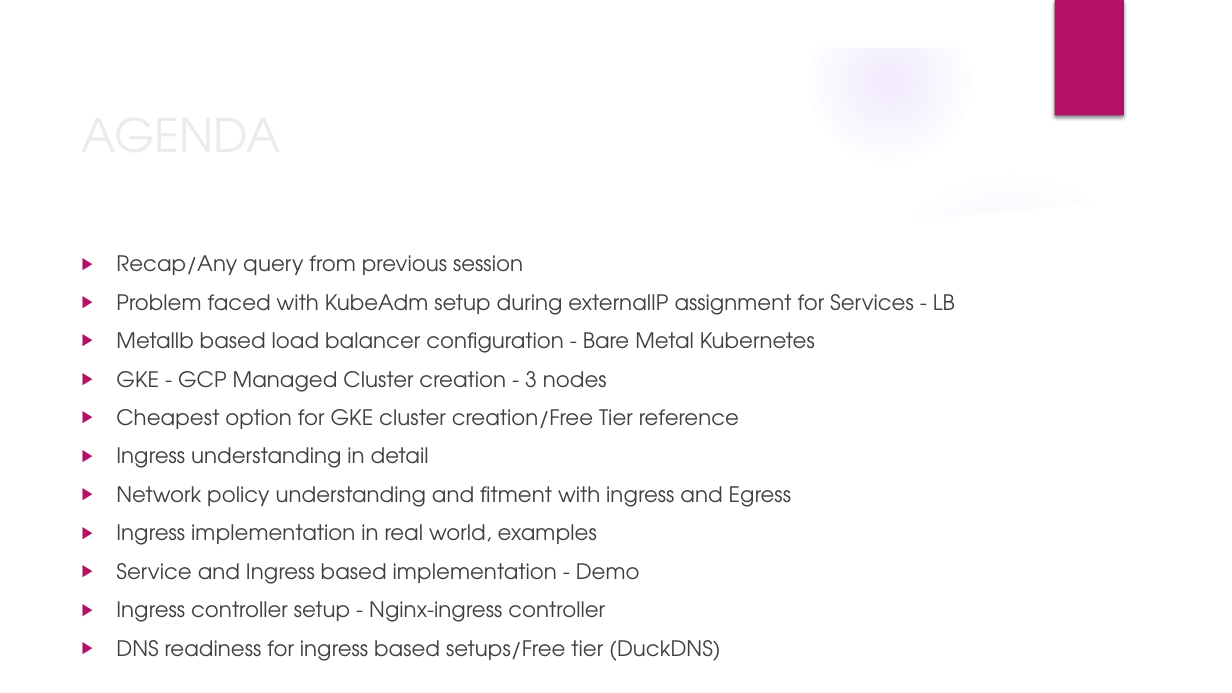
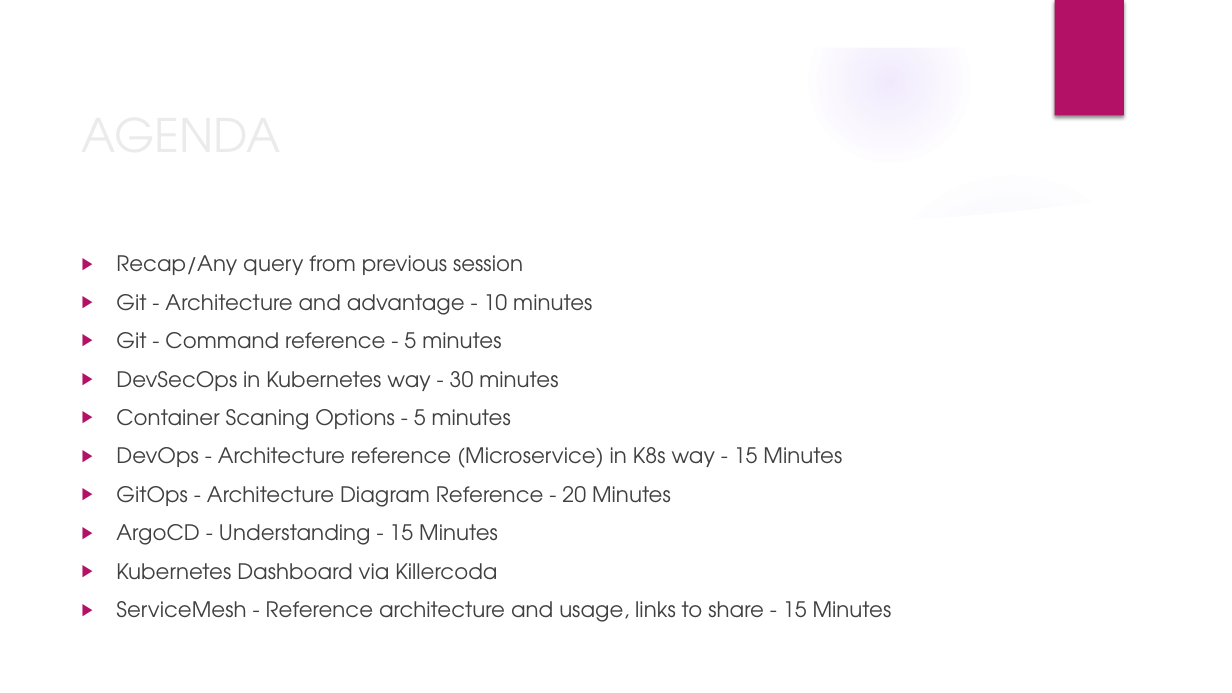
Before and after one commit to deepkumartraining/docker-k8s-April23, a slide deck: slide 2 of Day40/DockerAndKubernetes_Training-Day40.pptx. Drawn at 1232x693 pixels with LibreOffice and Linux fonts; fonts in the diff are those of the drawing; background and template pictures are left out. Boxes give left, top, right and bottom in pixels: in the first picture for what was removed or moved away, otherwise in the second. Text is boxed around its words. In the diff, an @@ line names an element or a change of style, - is before the commit and + after.

```diff
--- a/Day40/DockerAndKubernetes_Training-Day40.pptx
+++ b/Day40/DockerAndKubernetes_Training-Day40.pptx
@@ text at <box>116,294,892,622</box>: text changed @@
-▶ Problem faced with KubeAdm setup during externalIP assignment for Services - LB
-▶ Metallb based load balancer configuration - Bare Metal Kubernetes
-▶ GKE - GCP Managed Cluster creation - 3 nodes
-▶ Cheapest option for GKE cluster creation/Free Tier reference
-▶ Ingress understanding in detail
-▶ Network policy understanding and fitment with ingress and Egress
-▶ Ingress implementation in real world, examples
-▶ Service and Ingress based implementation - Demo
-▶ Ingress controller setup - Nginx-ingress controller
-▶ DNS readiness for ingress based setups/Free tier (DuckDNS)
+▶ Git - Architecture and advantage - 10 minutes
+▶ Git - Command reference - 5 minutes
+▶ DevSecOps in Kubernetes way - 30 minutes
+▶ Container Scaning Options - 5 minutes
+▶ DevOps - Architecture reference (Microservice) in K8s way - 15 Minutes
+▶ GitOps - Architecture Diagram Reference - 20 Minutes
+▶ ArgoCD - Understanding - 15 Minutes
+▶ Kubernetes Dashboard via Killercoda
+▶ ServiceMesh - Reference architecture and usage, links to share - 15 Minutes
```
Also in this commit, not shown: 1 other slide changed, 1 other file.
